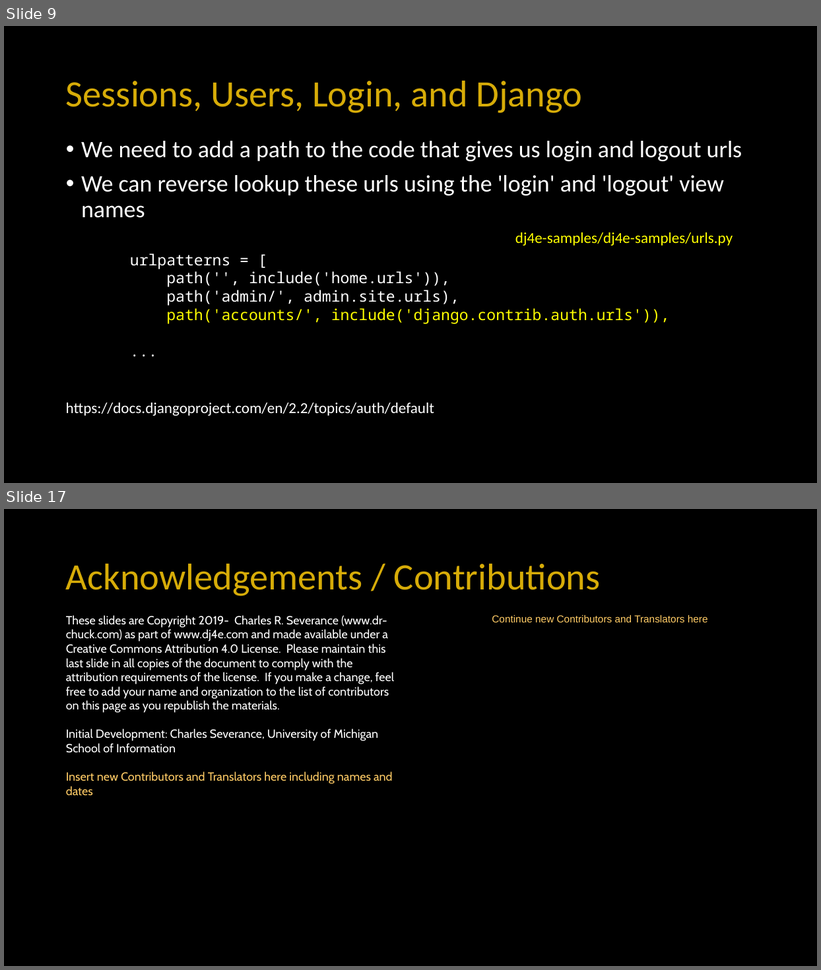
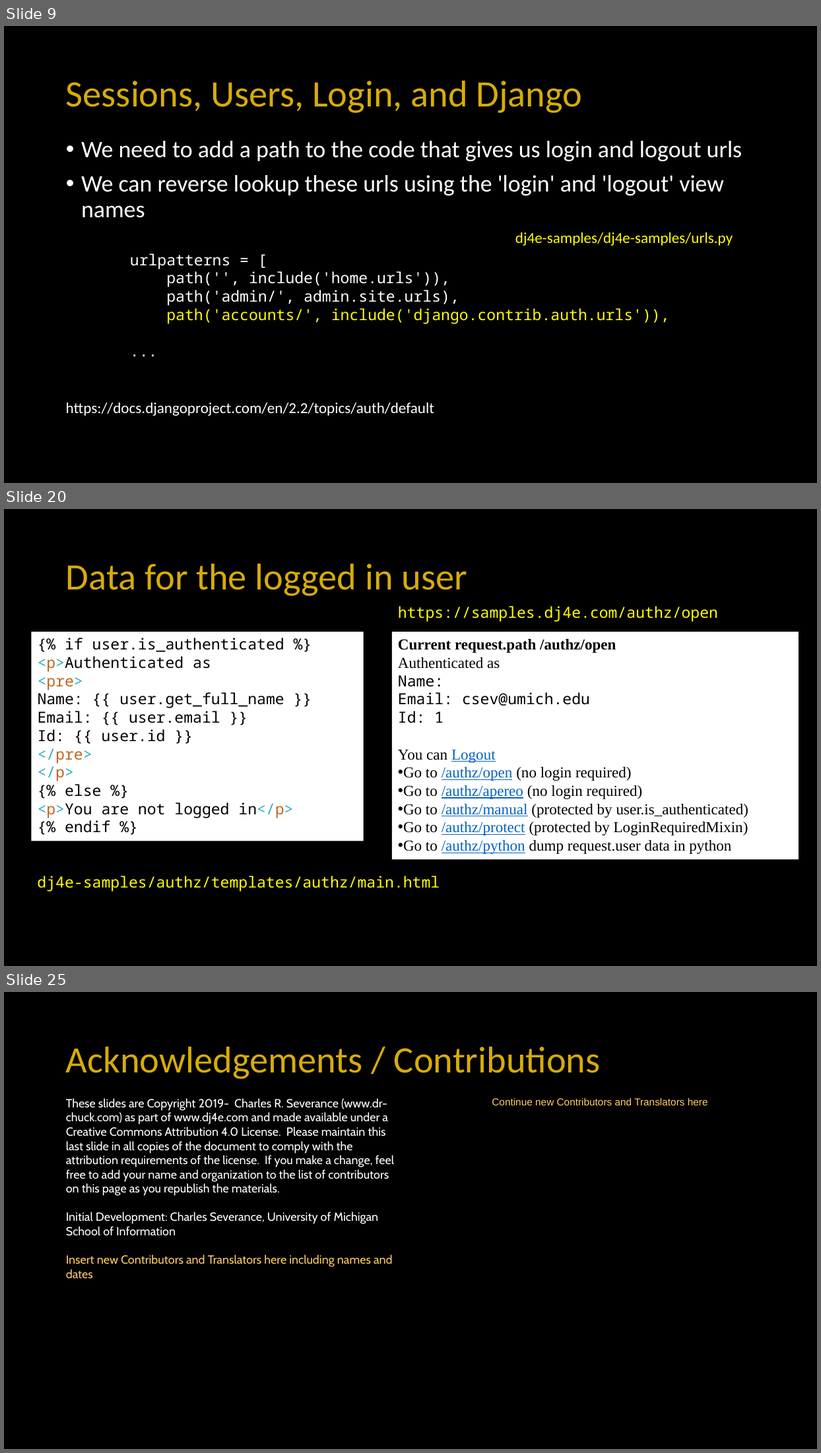
Before and after one commit to csev/dj4e, a slide deck: lectures/DJ-08-Login.pptx. Shown one above the other, each under a label of ours: slides 9 and 17 before the commit, slides 9, 20 and 25 after it; the slides between them are not shown. The pictures are 821x970 and 821x1453 pixels, drawn with LibreOffice and Linux fonts; fonts in the diff are those of the drawing. Boxes give left, top, right and bottom in pixels: in the first picture for what was removed or moved away, otherwise in the second. Text is boxed around its words. In the diff, an @@ line names an element or a change of style, - is before the commit and + after.

Commit message:
MVP Login lecture

```diff
--- a/lectures/DJ-08-Login.pptx
+++ b/lectures/DJ-08-Login.pptx
@@ slide 20 added at (x1=4, y1=509, x2=817, y2=966), background #000000 @@
@@ title added at (x1=66, y1=563, x2=467, y2=596), 44 pt, text #D7AC08 @@
+Data for the logged in user
@@ text added at (x1=398, y1=606, x2=718, y2=622), 18 pt, text #FFFF00 @@
+https://samples.dj4e.com/authz/open
@@ rectangle added at (x1=32, y1=632, x2=364, y2=841), fill #FFFFFF, 18 pt, text #000000 @@
+{% if user.is_authenticated %}
+<p>Authenticated as
+<pre>
+Name: {{ user.get_full_name }}
+Email: {{ user.email }}
+Id: {{ user.id }}
+</pre>
+</p>
+{% else %}
+<p>You are not logged in</p>
+{% endif %}
@@ rectangle added at (x1=392, y1=632, x2=799, y2=859), fill #FFFFFF, 18 pt, text #000000 @@
+Current request.path /authz/open
+Authenticated as
+Name:
+Email: csev@umich.edu
+Id: 1
+You can Logout
+• Go to /authz/open (no login required)
+• Go to /authz/apereo (no login required)
+• Go to /authz/manual (protected by user.is_authenticated)
+• Go to /authz/protect (protected by LoginRequiredMixin)
+• Go to /authz/python dump request.user data in python
@@ text added at (x1=37, y1=876, x2=440, y2=892), 18 pt, text #FFFF00 @@
+dj4e-samples/authz/templates/authz/main.html
@@ what was slide 17 is now slide 25 @@
```
Also in this commit, not shown: 6 slides changed, 9 other slides added, 2 slides removed, 2 other files.
